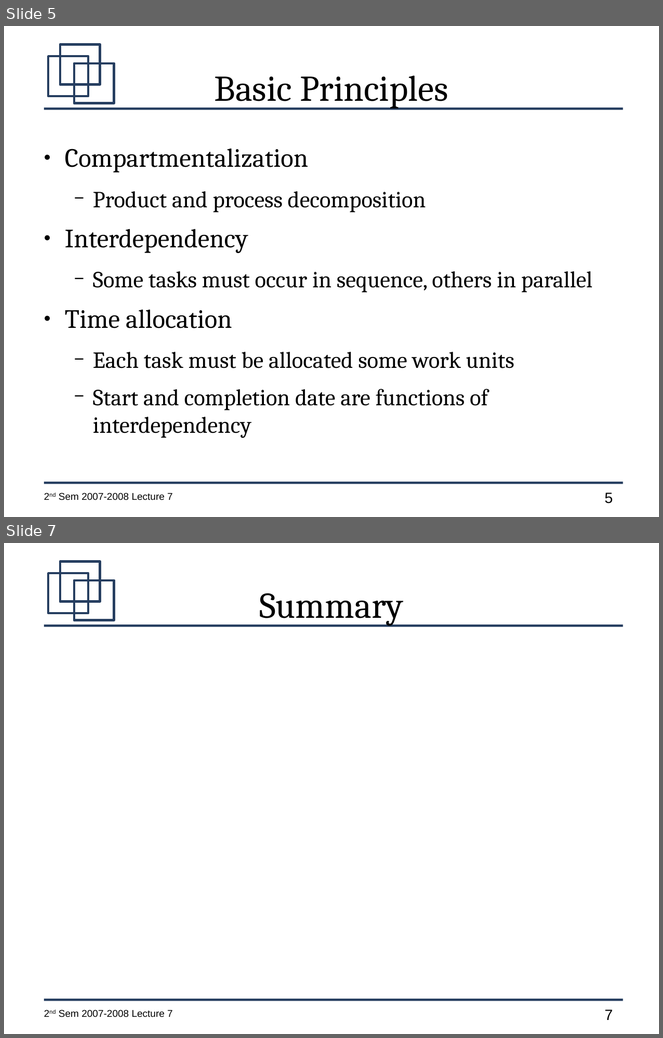
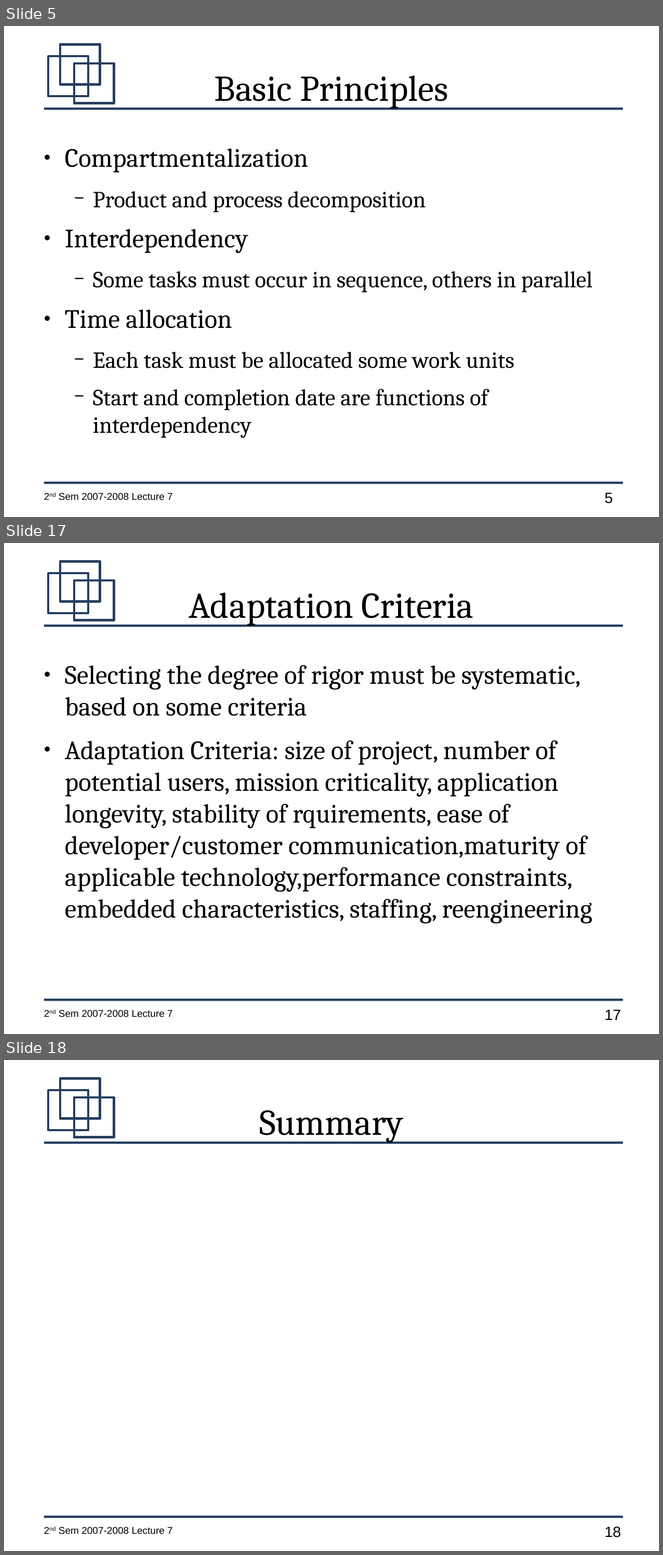
Before and after one commit to jachermocilla/jach-homepage, a slide deck: CMSC128-2nd-Sem-2007-L7.odp. Shown one above the other, each under a label of ours: slides 5 and 7 before the commit, slides 5, 17 and 18 after it; the slides between them are not shown. The pictures are 663x1038 and 663x1555 pixels, drawn with LibreOffice and Linux fonts; fonts in the diff are those of the drawing. Boxes give left, top, right and bottom in pixels: in the first picture for what was removed or moved away, otherwise in the second. Text is boxed around its words. In the diff, an @@ line names an element or a change of style, - is before the commit and + after.

```diff
--- a/CMSC128-2nd-Sem-2007-L7.odp
+++ b/CMSC128-2nd-Sem-2007-L7.odp
@@ slide 17 added at bbox=[4, 543, 659, 1034], background #FFFFFF; not listed: 7 template elements that a slide beside it also shows @@
@@ title added at bbox=[189, 592, 474, 626], 44 pt, text #000000 @@
+Adaptation Criteria
@@ text added at bbox=[65, 665, 593, 924], 32 pt, text #000000 @@
+● Selecting the degree of rigor must be systematic, based on some criteria
+● Adaptation Criteria: size of project, number of potential users, mission criticality, application longevity, stability of rquirements, ease of developer/customer communication,maturity of applicable technology,performance constraints, embedded characteristics, staffing, reengineering
@@ what was slide 7 is now slide 18 @@
@@ page number at bbox=[605, 1527, 621, 1538]: text changed @@
-7
+18
```
Also in this commit, not shown: 1 slide changed, 10 other slides added, 1 other file.
